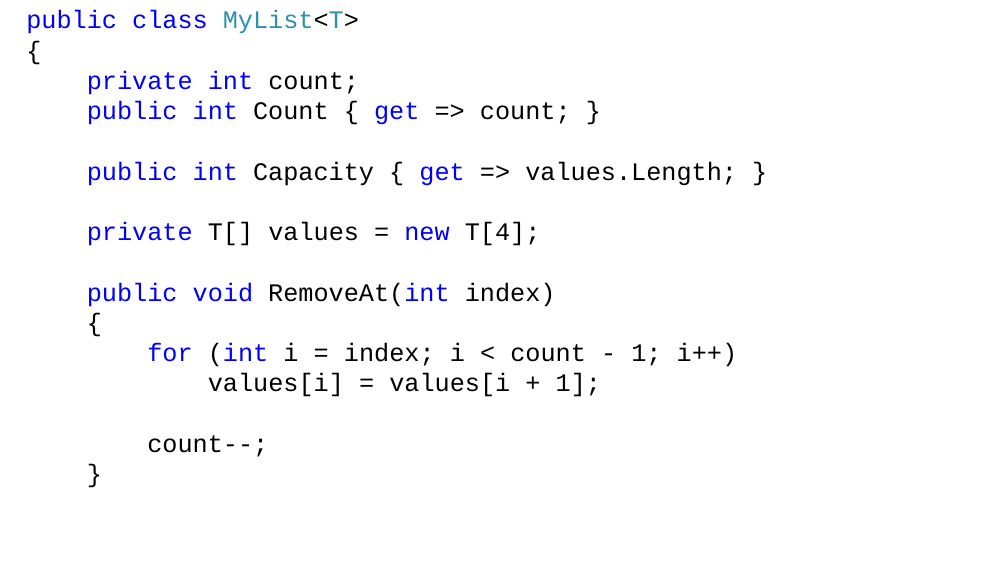
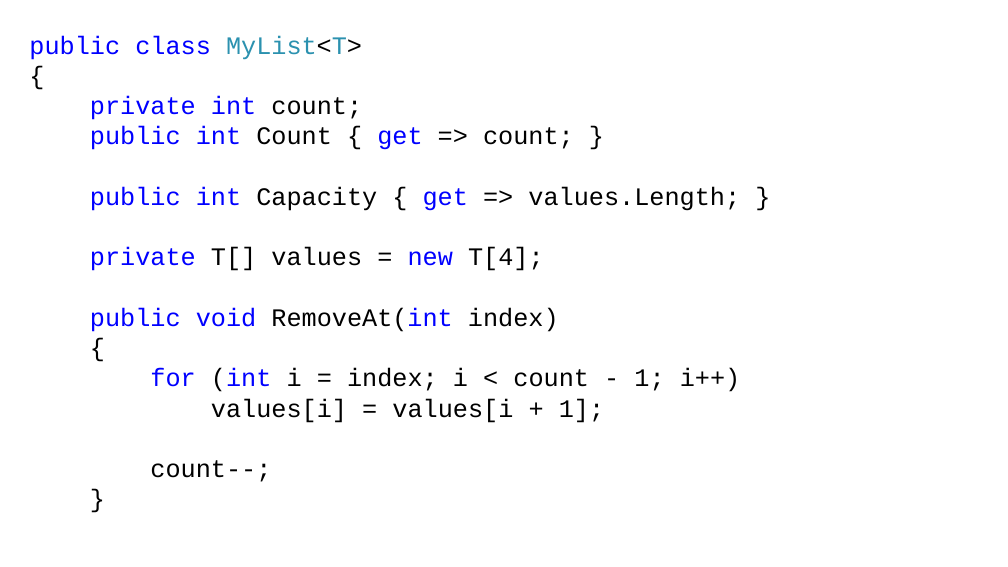
Before and after one commit to DaniilKlyukin/ITiP-2, a slide deck: slide 49 of Лекции/ИТиП 2 лек 3.pptx (slide 16 before the commit). Drawn at 1008x567 pixels with LibreOffice and Linux fonts; fonts in the diff are those of the drawing. Boxes give left, top, right and bottom in pixels: in the first picture for what was removed or moved away, otherwise in the second. Text is boxed around its words. In the diff, an @@ line names an element or a change of style, - is before the commit and + after.

```diff
--- a/Лекции/ИТиП 2 лек 3.pptx
+++ b/Лекции/ИТиП 2 лек 3.pptx
@@ text "public class MyList<T>": place and size @@
-text "public class MyList<T>" at [26, 10, 738, 457]
+text "public class MyList<T>" at [29, 35, 741, 482]
```
Also in this commit, not shown: 9 other slides changed, 54 slides added, 12 slides removed, 3 other files.
